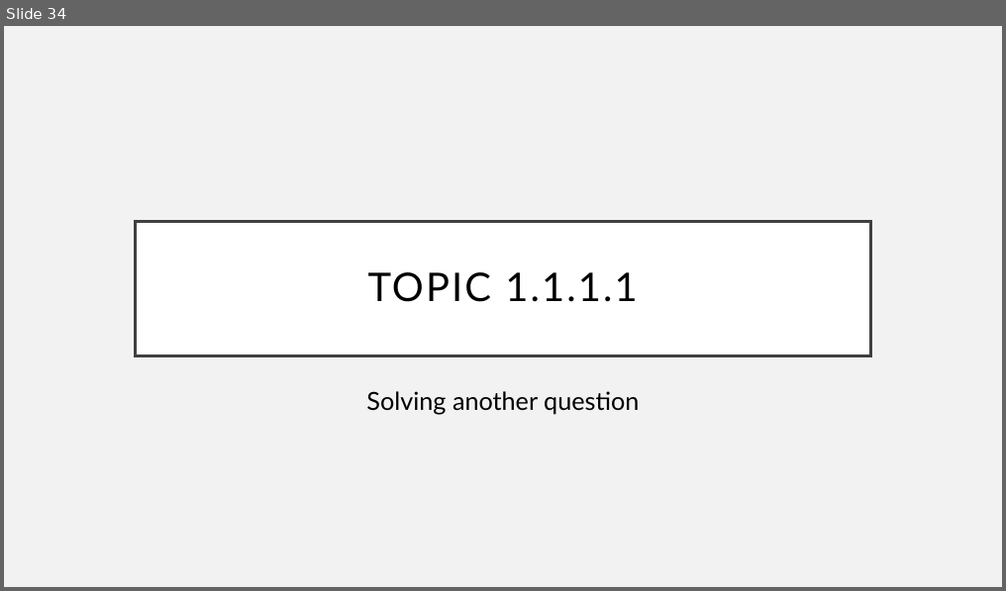
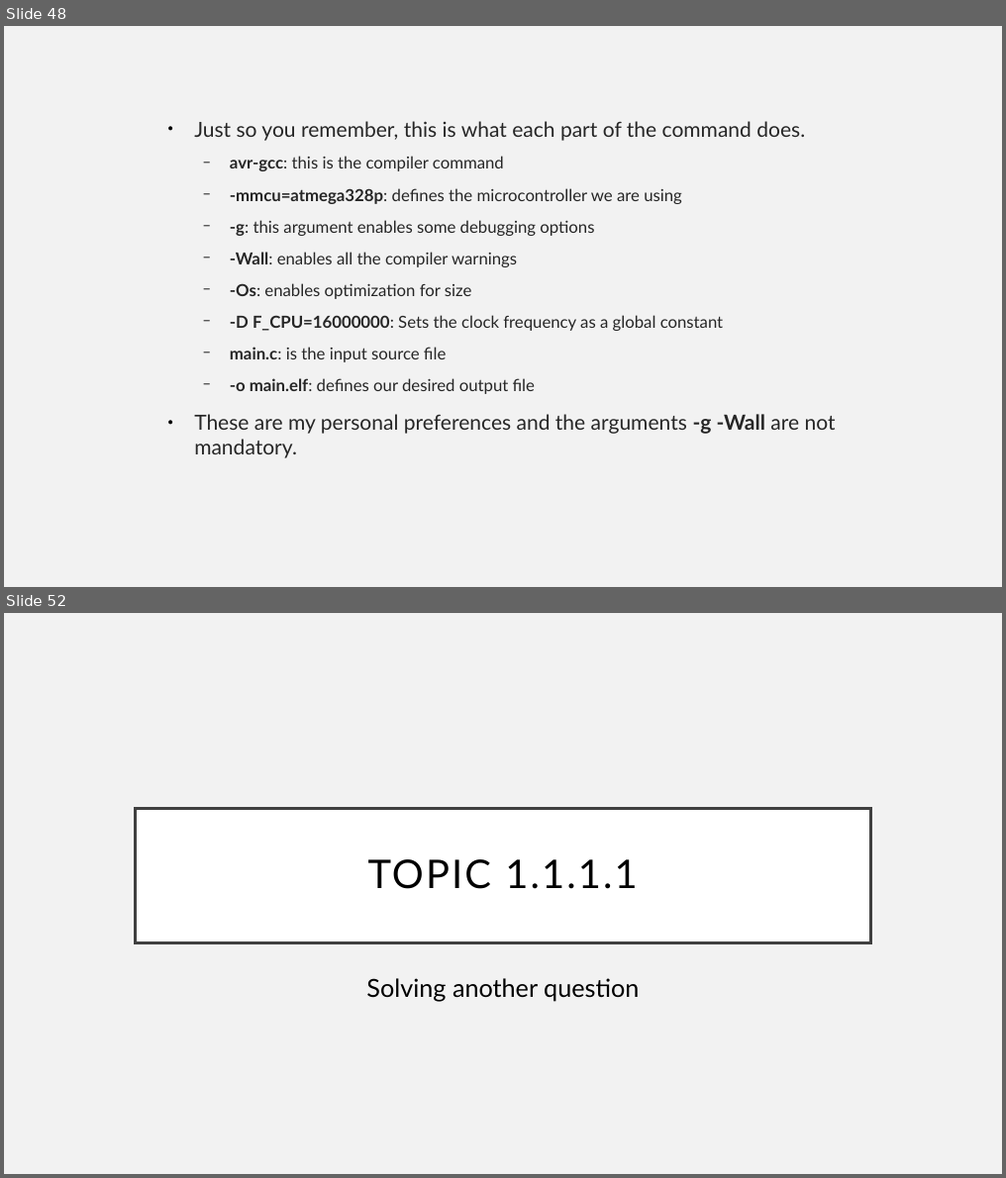
Before and after one commit to Equihua2211/I7266, a slide deck: 001_Slides/08_UART-USART.odp. Shown one above the other, each under a label of ours: slide 34 before the commit, slides 48 and 52 after it; the slides between them are not shown. The pictures are 1006x591 and 1006x1178 pixels, drawn with LibreOffice and Linux fonts; fonts in the diff are those of the drawing. Boxes give left, top, right and bottom in pixels: in the first picture for what was removed or moved away, otherwise in the second. Text is boxed around its words. In the diff, an @@ line names an element or a change of style, - is before the commit and + after.

```diff
--- a/001_Slides/08_UART-USART.odp
+++ b/001_Slides/08_UART-USART.odp
@@ slide 48 added at <box>4,26,1002,587</box>, background #F2F2F2 @@
@@ text added at <box>194,121,836,459</box>, 16 pt, text #262626 @@
+● Just so you remember, this is what each part of the command does.
+  − avr-gcc: this is the compiler command
+  − -mmcu=atmega328p: defines the microcontroller we are using
+  − -g: this argument enables some debugging options
+  − -Wall: enables all the compiler warnings
+  − -Os: enables optimization for size
+  − -D F_CPU=16000000: Sets the clock frequency as a global constant
+  − main.c: is the input source file
+  − -o main.elf: defines our desired output file
+● These are my personal preferences and the arguments -g -Wall are not mandatory.
@@ what was slide 34 is now slide 52 @@
```
Also in this commit, not shown: 5 slides changed, 17 other slides added, 4 other files.
